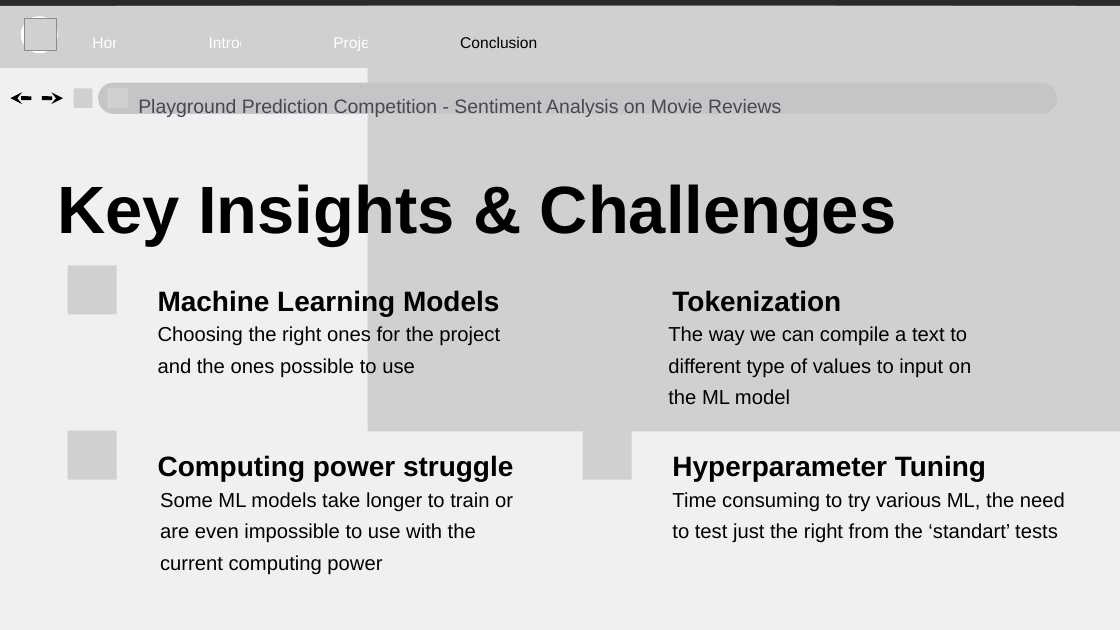
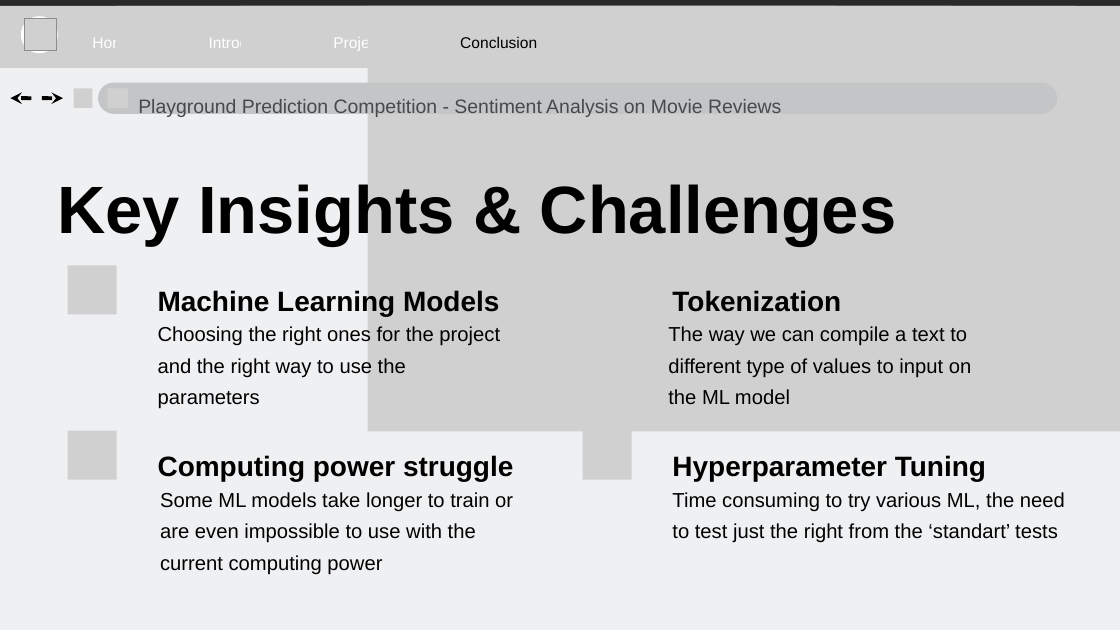
Before and after one commit to ShaQ90/final_project, a slide deck: slide 10 of slides/Final_project_presentation.odp. Drawn at 1120x630 pixels with LibreOffice and Linux fonts; fonts in the diff are those of the drawing; grey boxes stand for pictures; background and template pictures are left out. Boxes give left, top, right and bottom in pixels: in the first picture for what was removed or moved away, otherwise in the second. Text is boxed around its words. In the diff, an @@ line names an element or a change of style, - is before the commit and + after.

```diff
--- a/slides/Final_project_presentation.odp
+++ b/slides/Final_project_presentation.odp
@@ text at [158, 326, 500, 409]: text changed @@
-Choosing the right ones for the project and the ones possible to use
+Choosing the right ones for the project and the right way to use the parameters
```
Also in this commit, not shown: 6 other slides changed, 1 other file.
